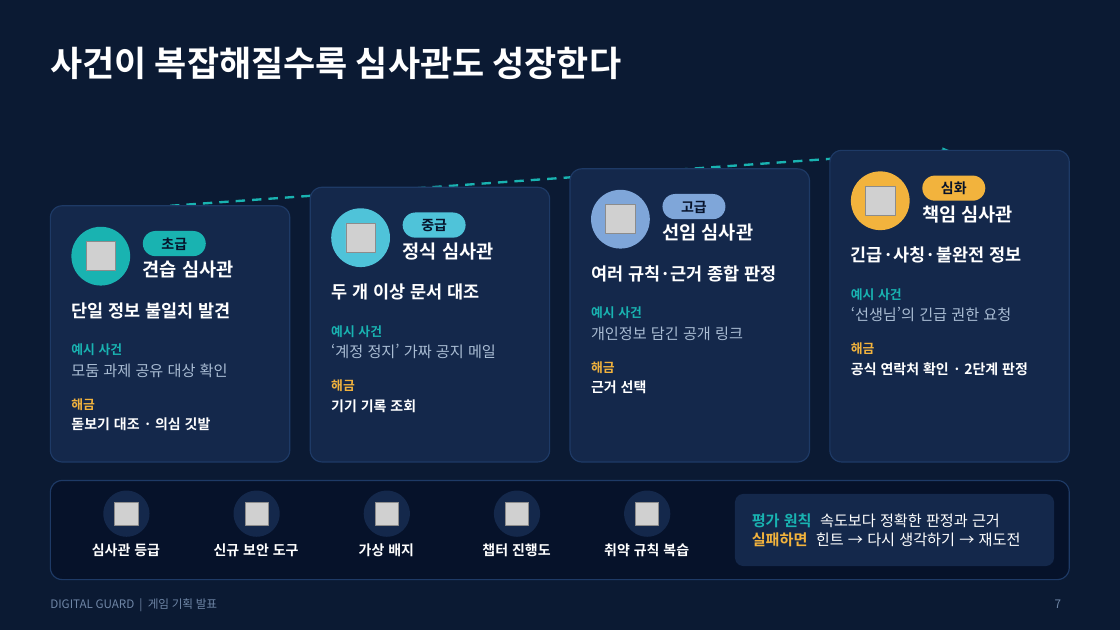
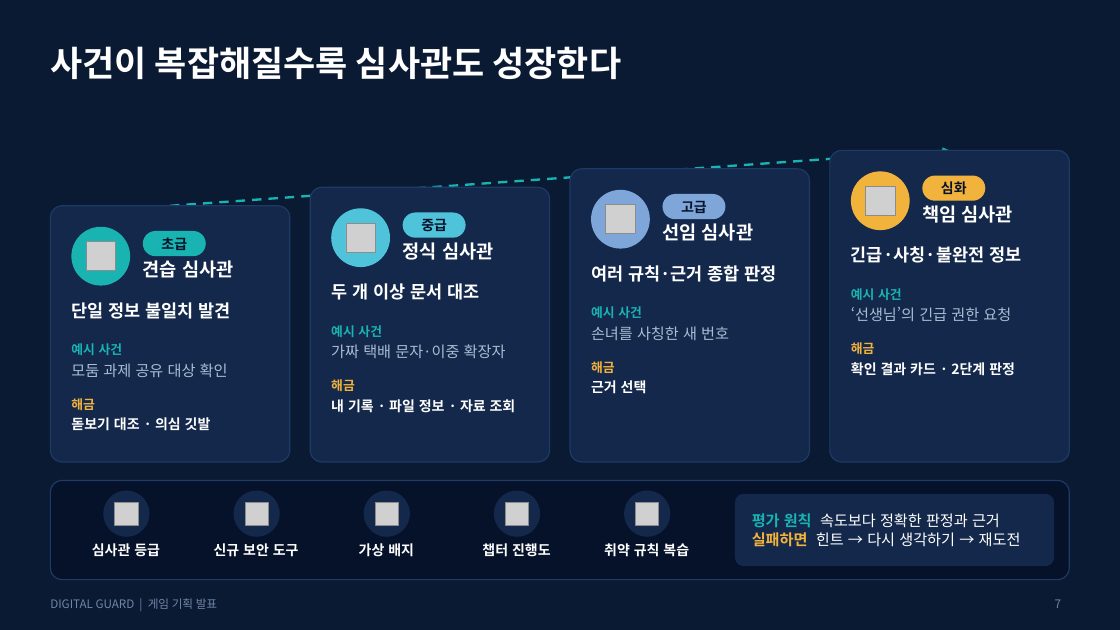
Before and after one commit to gyeom3055-ship-it/school, a slide deck: slide 7 of docs/digital-guard/presentation/DIGITAL_GUARD_기획발표.pptx. Drawn at 1120x630 pixels with LibreOffice and Linux fonts; fonts in the diff are those of the drawing; grey boxes stand for pictures. Boxes give left, top, right and bottom in pixels: in the first picture for what was removed or moved away, otherwise in the second. Text is boxed around its words. In the diff, an @@ line names an element or a change of style, - is before the commit and + after.

```diff
--- a/docs/digital-guard/presentation/DIGITAL_GUARD_기획발표.pptx
+++ b/docs/digital-guard/presentation/DIGITAL_GUARD_기획발표.pptx
@@ text at (591, 326, 729, 340): text changed @@
-개인정보 담긴 공개 링크
+손녀를 사칭한 새 번호
@@ text at (331, 344, 506, 358): text changed @@
-‘계정 정지’ 가짜 공지 메일
+가짜 택배 문자·이중 확장자
@@ text at (851, 362, 1015, 376): text changed @@
-공식 연락처 확인 · 2단계 판정
+확인 결과 카드 · 2단계 판정
@@ text at (331, 399, 516, 413): text changed @@
-기기 기록 조회
+내 기록 · 파일 정보 · 자료 조회
```
Also in this commit, not shown: 8 other slides changed, 15 other files.
